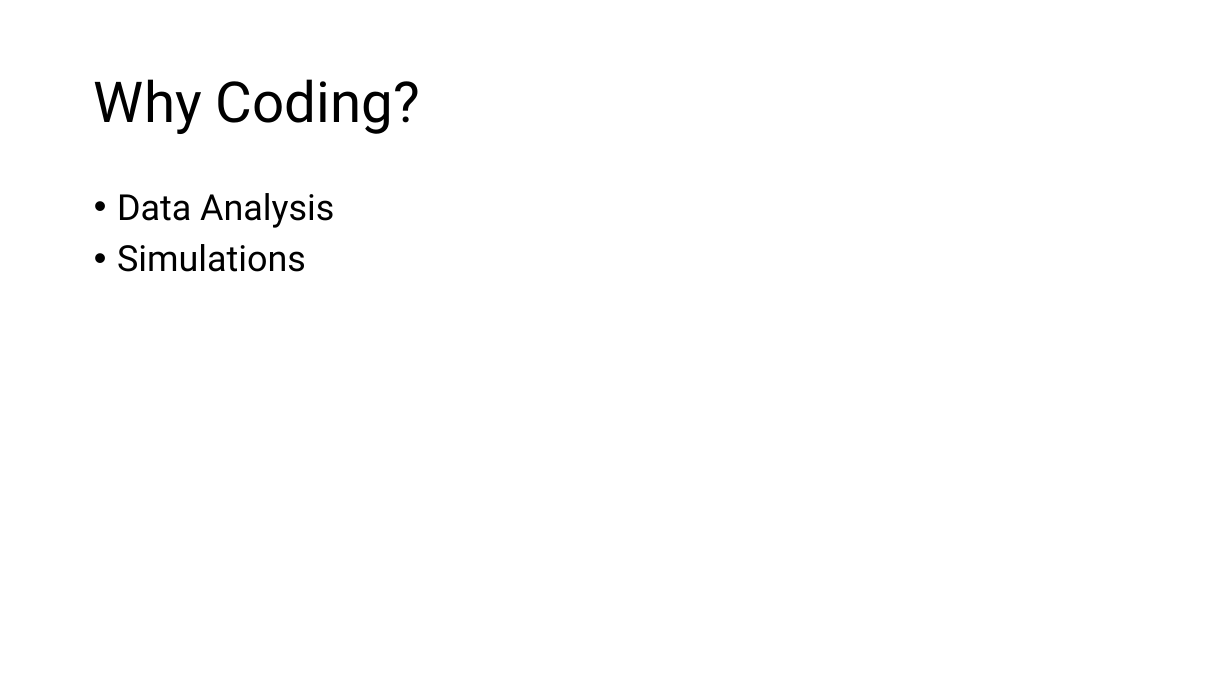
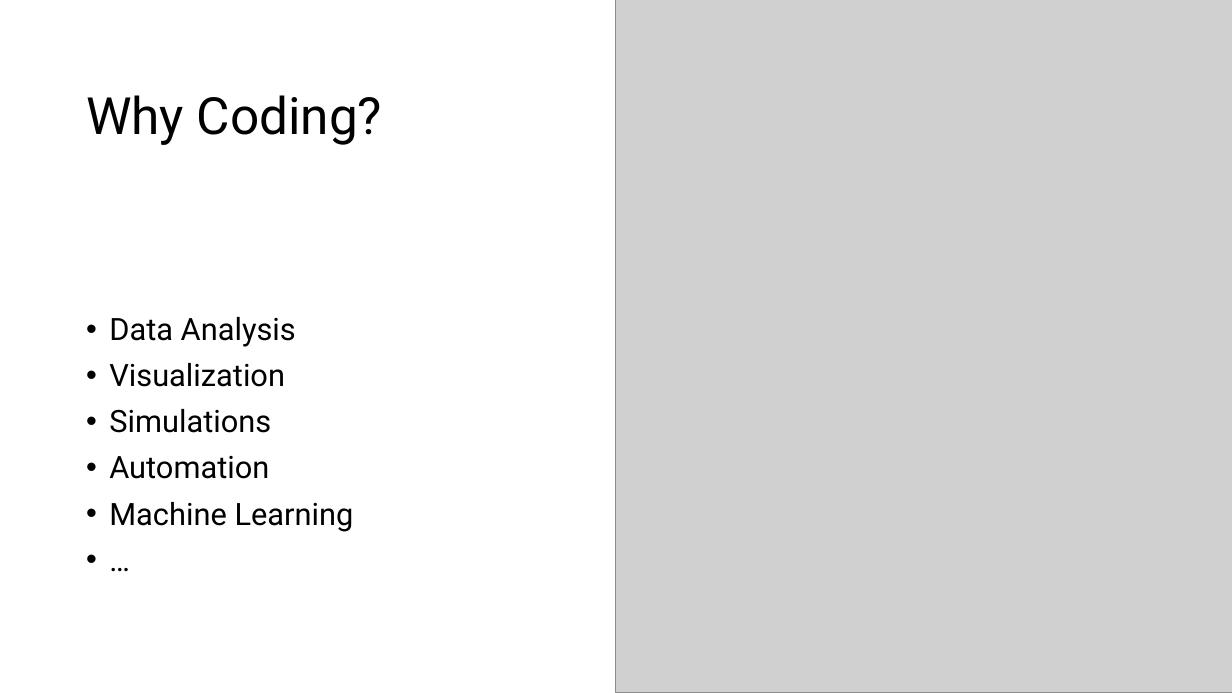
Before and after one commit to jonathanbollig/pycophy, a slide deck: slide 8 of Lectures/Chunk 1 - Introduction + Setup.pptx (slide 7 before the commit). Drawn at 1232x693 pixels with LibreOffice and Linux fonts; fonts in the diff are those of the drawing; grey boxes stand for pictures. Boxes give left, top, right and bottom in pixels: in the first picture for what was removed or moved away, otherwise in the second. Text is boxed around its words. In the diff, an @@ line names an element or a change of style, - is before the commit and + after.

```diff
--- a/Lectures/Chunk 1 - Introduction + Setup.pptx
+++ b/Lectures/Chunk 1 - Introduction + Setup.pptx
@@ rectangle added at bbox=[0, 0, 861, 231], fill #FFFFFF @@
@@ picture added at bbox=[616, 0, 1232, 693] @@
@@ title "Why Coding?": place and size @@
-title "Why Coding?" at bbox=[94, 79, 420, 134]
+title "Why Coding?" at bbox=[86, 95, 382, 145]
@@ title "Why Coding?" at bbox=[86, 95, 382, 145]: size 44 to 40 pt @@
@@ text "Data Analysis": place and size @@
-text "Data Analysis" at bbox=[117, 193, 334, 272]
+text "Data Analysis" at bbox=[109, 317, 354, 532]
@@ text "Data Analysis" at bbox=[109, 317, 354, 532]: vertical alignment top to middle @@
@@ text at bbox=[109, 317, 296, 433]: size 28 to 24 pt in "Data Analysis", "Simulations" @@
@@ text at bbox=[109, 363, 285, 387]: paragraph added @@
+• Visualization
@@ text at bbox=[109, 456, 354, 532]: paragraphs added @@
+• Automation
+• Machine Learning
+• …
```
Also in this commit, not shown: 13 other slides changed, 1 slide added, 2 other files.
